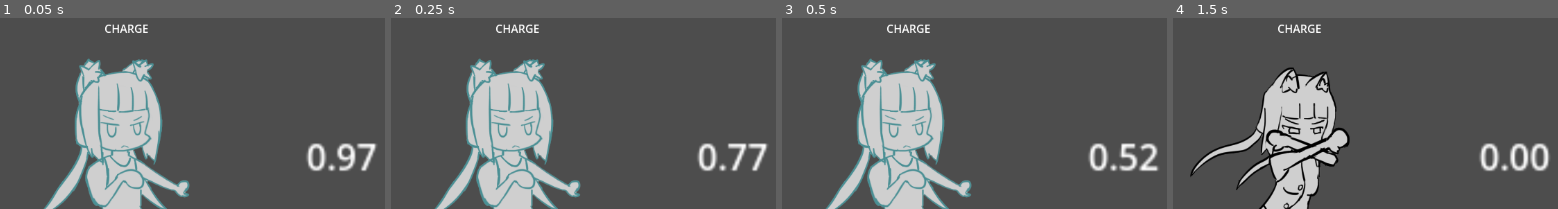
Above: before the commit, frames 1-4 (left to right).
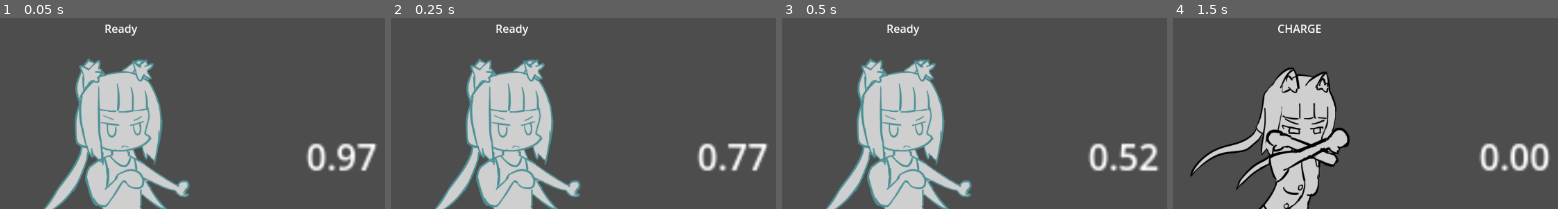
Above: after the commit, the same moments.

Repository: BeatMil/TobPaCharge
Game: Godot game, scene res://scenes/battle.tscn
Two runs of this game, one before a commit and one after it. Both use one fixed random seed, a clock stepped at 60 frames per second and the inputs below.
Inputs:
- Up to frame 1 (0.05 s): no input
- Up to frame 2 (0.25 s): no input
- Up to frame 3 (0.5 s): no input
- Up to frame 4 (1.5 s): click "Block" at 0.5 s; click "Charge" at 1.25 s
The pictures show only the part of the screen within x 0-50%, y 0-50%; the shares and areas given below are measured in that part.

The runs differ from the first frame. In frame 1, 0.4% of the frame differs, in the area x 27-39%, y 3-10%; in frame 2, 0.4%; in frame 3, 0.4%; in frame 4, nothing differs.

Commit message:
Update ActionLabel to say "Ready" on ready phase

Diff:
--- a/scripts/Player.gd
+++ b/scripts/Player.gd
@@ -23,6 +23,7 @@
 	# random_action()
 	# print("PLAYER: %s"%[ActionEnum.actions.find_key(chosen_action)])
 	$"AnimationPlayer".play("idle")
+	$ActionLabel.text = "Ready"
 	chosen_action = ActionEnum.actions.CHARGE
 	if charge_count <= 0:
 		# turn off fireball buttons
